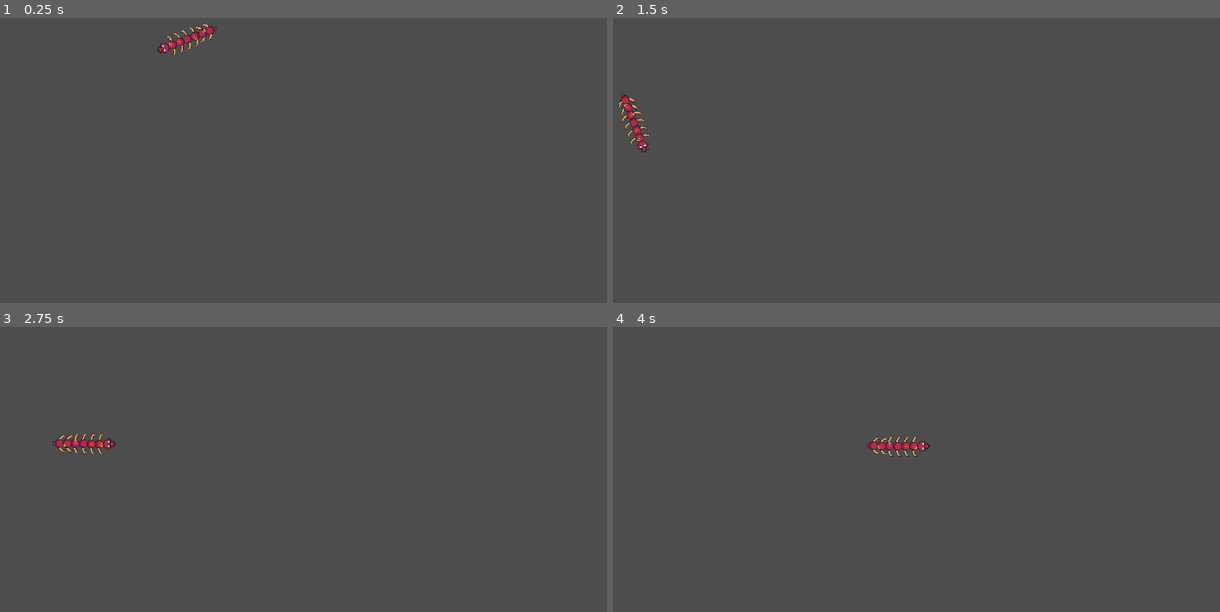
Above: before the commit, frames 1-4 (two rows, left to right).
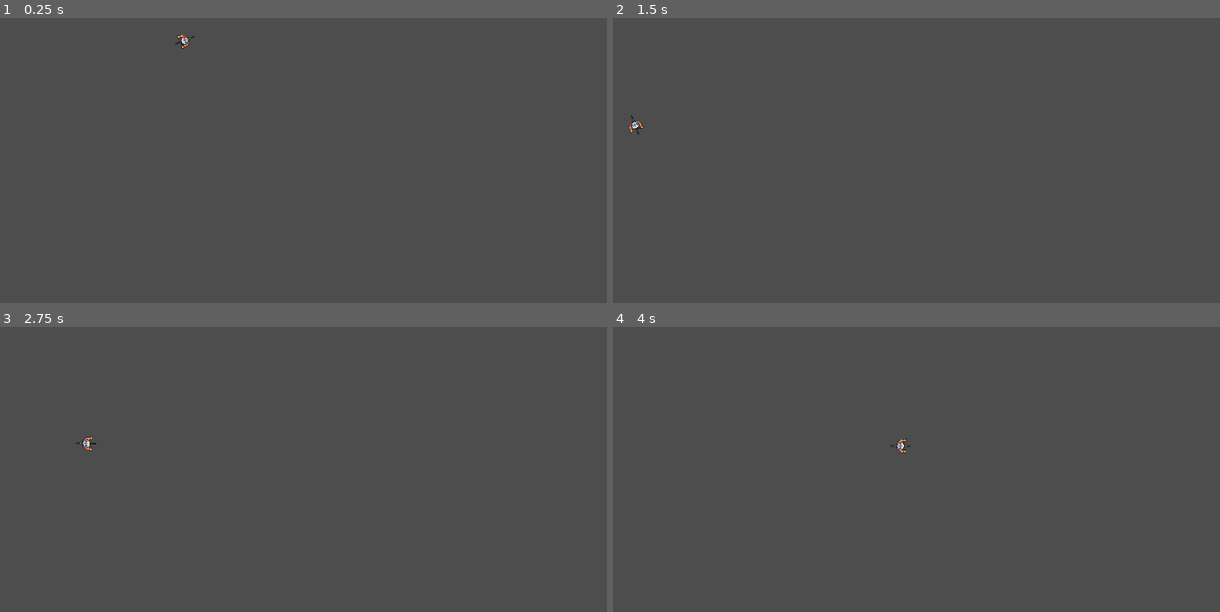
Above: after the commit, the same moments.

Repository: freesstylers/GoofyAhhCar
Game: Godot game, scene res://Assets/Prefabs/NPC/Ciclista/CiclistaNPC.tscn
The game is run twice, just before and just after one commit, with the same random seed, the same clock (stepped at 60 frames per second) and the same inputs. The project has no main scene, so this scene is started directly.
Inputs:
- Up to frame 1 (0.25 s): no input
- Up to frame 2 (1.5 s): hold Right (right) 0.53-1.28 s; hold Down (back) from 1.28 s (still down)
- Up to frame 3 (2.75 s): release Down (back) at 2.03 s; hold Right (right) from 2.03 s (still down)
- Up to frame 4 (4 s): release Right (right) at 2.78 s; hold Space (Accelerate) 2.78-3.53 s; tap Enter at 3.5 s; hold Left (left) from 3.53 s (still down)

The runs differ from the first frame. In frame 1, 0.4% of the frame differs, in the area x 25-36%, y 1-13%; in frame 2, 0.4%; in frame 3, 0.4%; in frame 4, 0.4%.

Commit message:
Animacion del ciclista

Diff:
--- a/clusy-cart/Assets/Prefabs/NPC/Ciclista/CiclistaNPC.tscn
+++ b/clusy-cart/Assets/Prefabs/NPC/Ciclista/CiclistaNPC.tscn
@@ -2,10 +2,11 @@
 
 [ext_resource type="Script" path="res://Assets/Prefabs/NPC/PointsBehaviour.gd" id="1_c4lcu"]
 [ext_resource type="Script" path="res://Assets/Prefabs/NPC/Ciclista/CiclistaNPC.gd" id="1_d67bn"]
-[ext_resource type="Texture2D" uid="uid://bx0nsvim2dnti" path="res://Assets/Sprites/PerroGordoBachicha/PerroSalchicha1.png" id="2_o1ja5"]
 [ext_resource type="Script" path="res://Assets/Prefabs/NPC/Ciclista/Zigzag.gd" id="2_ys6lk"]
+[ext_resource type="SpriteFrames" uid="uid://cfeonokj17msd" path="res://Assets/Animations/Ciclista/Ciclista.tres" id="3_lk1m0"]
 
 [sub_resource type="CircleShape2D" id="CircleShape2D_6f2gb"]
+radius = 13.0
 
 [node name="CiclistaNpc" type="CharacterBody2D"]
 position = Vector2(442, 191)
@@ -19,9 +20,10 @@
 amplitude = 5.0
 frecuency = 10.0
 
-[node name="Sprite2D" type="Sprite2D" parent="Zigzag"]
+[node name="Sprite2D" type="AnimatedSprite2D" parent="Zigzag"]
 rotation = 1.5708
-texture = ExtResource("2_o1ja5")
+sprite_frames = ExtResource("3_lk1m0")
+frame_progress = 0.889745
 
 [node name="PointsBehaviour" type="Node" parent="." node_paths=PackedStringArray("points")]
 script = ExtResource("1_c4lcu")
